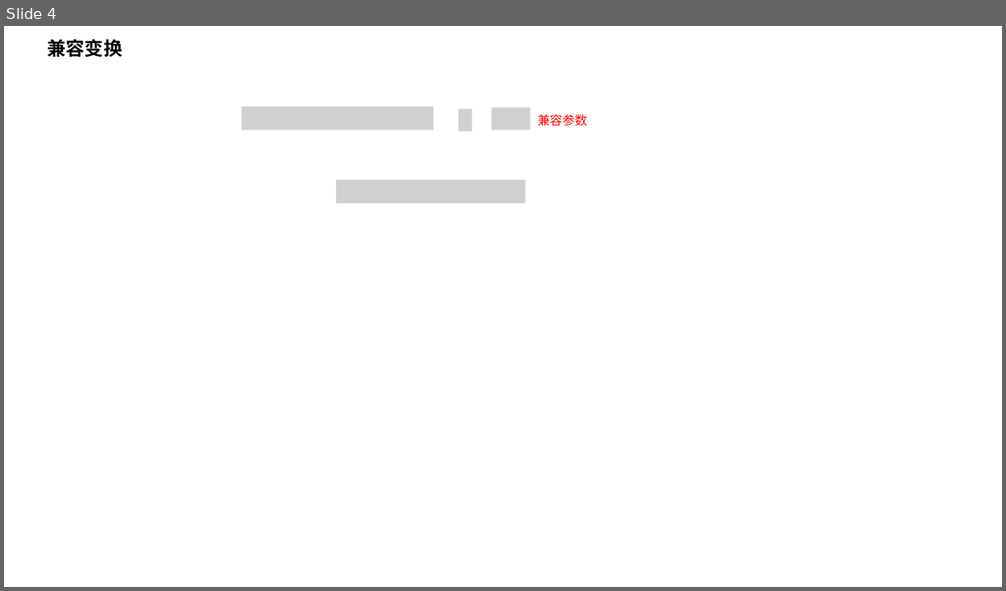
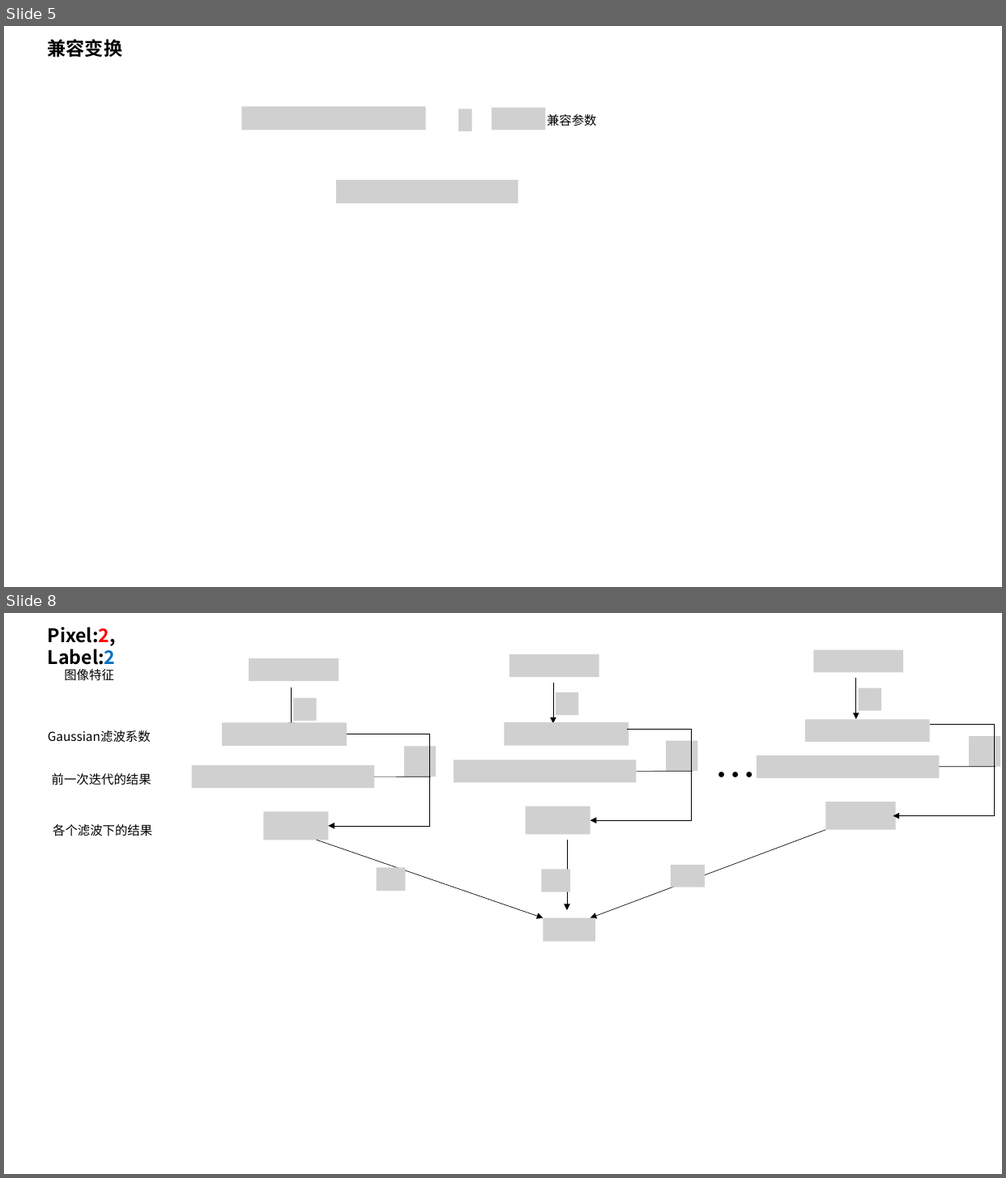
Before and after one commit to lmrshare/notes, a slide deck: papers/image-semantic-segmentation/mean_field.pptx. Shown one above the other, each under a label of ours: slide 4 before the commit, slides 5 and 8 after it; the slides between them are not shown. The pictures are 1006x591 and 1006x1178 pixels, drawn with LibreOffice and Linux fonts; fonts in the diff are those of the drawing; grey boxes stand for pictures. Boxes give left, top, right and bottom in pixels: in the first picture for what was removed or moved away, otherwise in the second. Text is boxed around its words. In the diff, an @@ line names an element or a change of style, - is before the commit and + after.

```diff
--- a/papers/image-semantic-segmentation/mean_field.pptx
+++ b/papers/image-semantic-segmentation/mean_field.pptx
@@ slide 8 added at bbox=[4, 613, 1002, 1174], background #FFFFFF @@
@@ text added at bbox=[48, 627, 116, 665], 18 pt, text #000000, bold @@
+Pixel:2, Label:2
@@ text added at bbox=[64, 669, 114, 681], 12 pt, text #000000 @@
+图像特征
@@ text added at bbox=[48, 730, 151, 742], 12 pt, text #000000 @@
+Gaussian滤波系数
@@ text added at bbox=[52, 773, 151, 786], 12 pt, text #000000 @@
+前一次迭代的结果
@@ line added from (637, 771) to (692, 771), #000000 0.5 pt @@
@@ line added from (939, 766) to (996, 766), #000000 0.5 pt @@
@@ text added at bbox=[53, 824, 152, 837], 12 pt, text #000000 @@
+各个滤波下的结果
@@ group added at bbox=[192, 649, 1000, 942]: 22 pictures, 6 arrows, 3 elbow arrows, 1 line, 1 text @@
+…
@@ what was slide 4 is now slide 5 @@
@@ slide 5 changed as well @@
@@ picture: place and size @@
-picture at bbox=[241, 107, 433, 130]
+picture at bbox=[241, 107, 425, 130]
@@ picture: place and size @@
-picture at bbox=[492, 108, 530, 130]
+picture at bbox=[492, 108, 545, 130]
@@ text "兼容参数": place and size @@
-text "兼容参数" at bbox=[538, 114, 588, 126]
+text "兼容参数" at bbox=[547, 114, 597, 126]
@@ text "兼容参数" at bbox=[547, 114, 597, 126]: text colour #FF0000 to #000000 @@
@@ picture: place and size @@
-picture at bbox=[336, 180, 526, 203]
+picture at bbox=[336, 180, 518, 203]
```
Also in this commit, not shown: 3 other slides changed, 15 other slides added.
